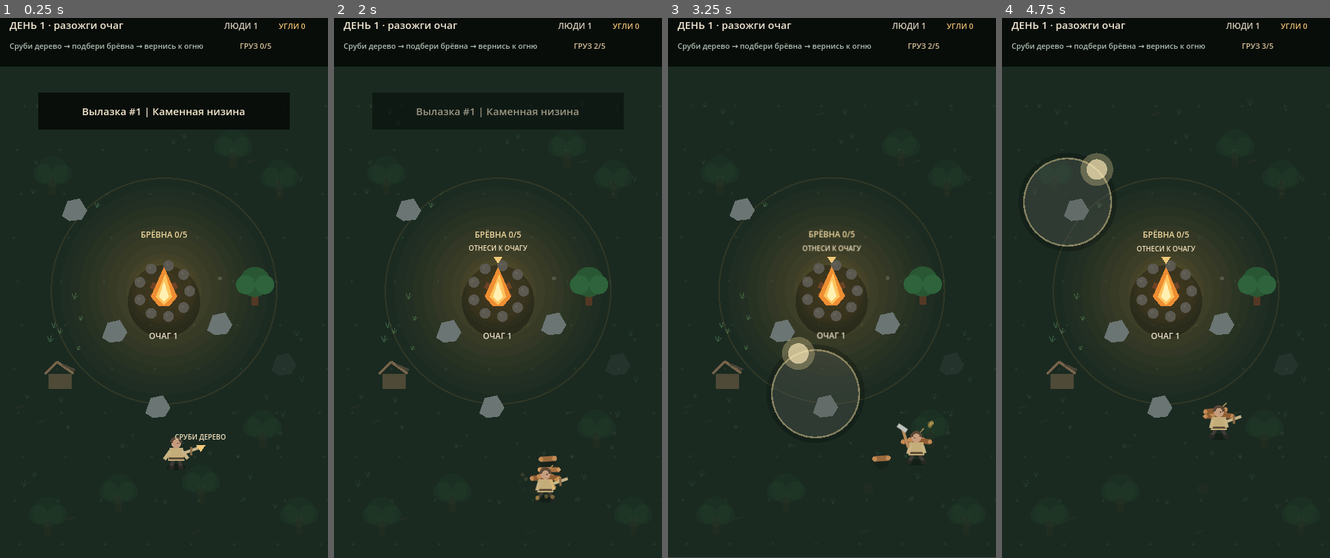
Above: before the commit, frames 1-4 (left to right).
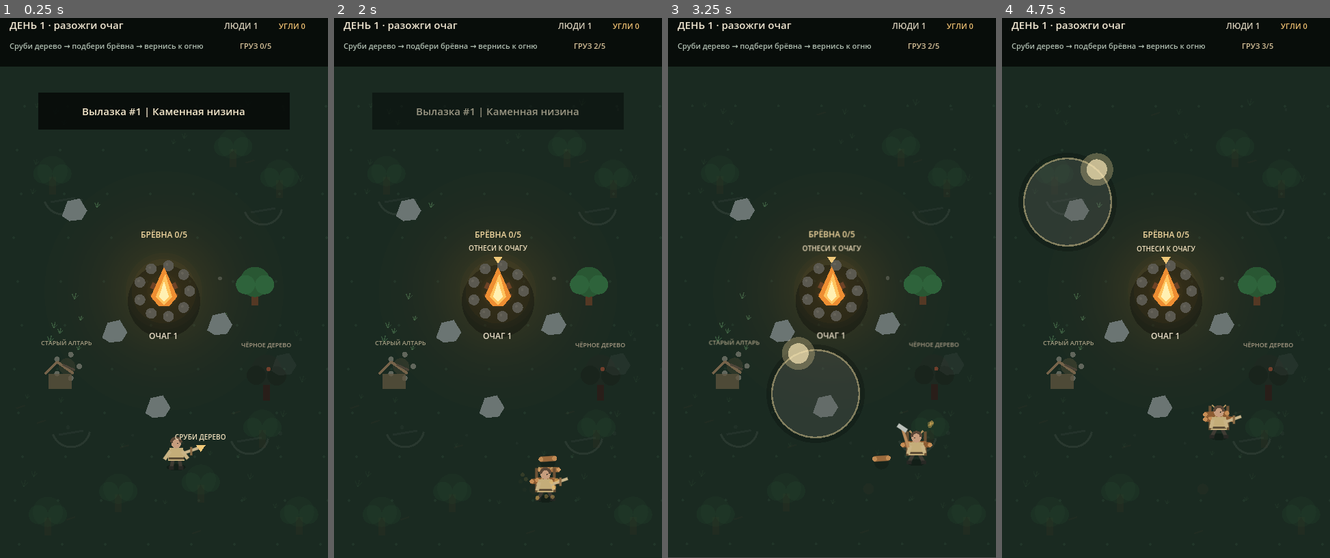
Above: after the commit, the same moments.

Repository: Yala4444/Last-Hearth
Game: Godot game, scene res://main.tscn
Two runs of this game, one before a commit and one after it. Both use one fixed random seed, a clock stepped at 60 frames per second and the inputs below.
Inputs (mouse positions are in pixels of both pictures, inside the frame that each line leads up to):
- Up to frame 1 (0.25 s): no input
- Up to frame 2 (2 s): tap Enter at 0.5 s; move the mouse to (570, 255) at 0.52 s; hold D 0.53-1.25 s; click (570, 255) at 0.67 s; drag from (432, 309) to (481, 396) at 1.27 s
- Up to frame 3 (3.25 s): move the mouse to (864, 163) at 2.02 s; hold D 2.03-2.75 s; tap Space at 2.75 s; drag from (815, 396) to (733, 201) at 2.77 s
- Up to frame 4 (4.75 s): move the mouse to (1264, 369) at 3.52 s; hold A 3.53-4.25 s; tap Enter at 4.25 s; drag from (1067, 201) to (1116, 147) at 4.27 s

The runs differ from the first frame. In frame 1, 0.2% of the frame differs, in the area x 12-89%, y 59-71%; in frame 2, 0.3%; in frame 3, 0.4%; in frame 4, 0.4%, in the area x 12-89%, y 59-77%.

Commit message:
feat(v0.6): soften firelight and draw map events

Diff:
--- a/scripts/main.gd
+++ b/scripts/main.gd
@@ -1381,11 +1381,11 @@
 	_draw_hearth_altar(HUB_HEARTH_UPGRADE_POS)
 
 	var resident_roles: Array[String] = ["hunter", "worker", "guard"]
+	var resident_positions: Array[Vector2] = [Vector2(145, 332), Vector2(338, 336), Vector2(240, 690)]
 	var resident_count := 3 if bool(meta.get("forest_cleared", false)) else 2
 	for i in range(resident_count):
-		var angle := 0.4 + float(i) * 2.25
-		var p := HEARTH_POS + Vector2(cos(angle), sin(angle)) * 105.0
-		_draw_humanoid(p, Color("#8a8c72") if i == 0 else Color("#9b7856"), float(i), resident_roles[i], 1.0)
+		var p: Vector2 = resident_positions[i]
+		_draw_humanoid(p, Color("#7f886a") if i == 0 else Color("#9b7856"), float(i), resident_roles[i], 1.0)
 
 	_draw_hero(hero_pos)
 
@@ -1400,9 +1400,9 @@
 	var damage_cost := 4 + damage_level * 3
 	var hearth_cost := 5 + hearth_bonus * 4
 
-	draw_string(font, HUB_CARRY_POS + Vector2(-63, 62), "ур.%d · %d углей" % [carry_level, carry_cost], HORIZONTAL_ALIGNMENT_CENTER, 126, 11, Color("#d7c7a8"))
-	draw_string(font, HUB_DAMAGE_POS + Vector2(-63, 62), "ур.%d · %d углей" % [damage_level, damage_cost], HORIZONTAL_ALIGNMENT_CENTER, 126, 11, Color("#d7c7a8"))
-	var hearth_label := "максимум" if hearth_bonus >= 3 else "ур.%d · %d углей" % [hearth_bonus, hearth_cost]
+	draw_string(font, HUB_CARRY_POS + Vector2(-63, 70), "ур.%d | %d углей" % [carry_level, carry_cost], HORIZONTAL_ALIGNMENT_CENTER, 126, 10, Color("#d7c7a8"))
+	draw_string(font, HUB_DAMAGE_POS + Vector2(-63, 70), "ур.%d | %d углей" % [damage_level, damage_cost], HORIZONTAL_ALIGNMENT_CENTER, 126, 10, Color("#d7c7a8"))
+	var hearth_label := "максимум" if hearth_bonus >= 3 else "ур.%d | %d углей" % [hearth_bonus, hearth_cost]
 	draw_string(font, HUB_HEARTH_UPGRADE_POS + Vector2(-72, 49), hearth_label, HORIZONTAL_ALIGNMENT_CENTER, 144, 11, Color("#e6c583"))
 
 	# Strongest call-to-action is always the next expedition.
@@ -1477,8 +1477,10 @@
 	var night_bg := Color("#0a1211")
 	draw_rect(Rect2(Vector2.ZERO, VIEW_SIZE), day_bg.lerp(night_bg, night_mix))
 	_draw_ground_texture(Color("#213529").lerp(Color("#13201a"), night_mix), 64)
+	_draw_map_variant_decor()
 	_draw_environment_decor()
 	_draw_light_field(HEARTH_POS, light_radius)
+	_draw_world_events()
 
 	for node: Dictionary in resource_nodes:
 		_draw_resource(node)
@@ -1525,21 +1527,113 @@
 		_draw_night_edge_eyes(night_mix)
 
 
+func _draw_map_variant_decor() -> void:
+	if map_variant == 1:
+		# A faded road cuts through the map.
+		for i in range(8):
+			var y := 190.0 + float(i) * 72.0
+			draw_line(Vector2(185, y), Vector2(295, y + 8), Color(0.30, 0.28, 0.22, 0.22), 10.0)
+			draw_line(Vector2(190, y), Vector2(290, y + 7), Color(0.39, 0.35, 0.27, 0.13), 3.0)
+	elif map_variant == 2:
+		# Quarry scars and stone shelves.
+		for p: Vector2 in [Vector2(92, 270), Vector2(385, 285), Vector2(104, 610), Vector2(365, 620)]:
+			draw_arc(p, 28.0, 0.2, 2.8, 18, Color(0.38, 0.41, 0.39, 0.22), 3.0)
+			draw_line(p + Vector2(-18, 10), p + Vector2(18, 4), Color(0.31, 0.34, 0.33, 0.18), 3.0)
+	elif map_variant == 3:
+		# Burnt homestead: ash, broken fence and charred ground.
+		for p: Vector2 in [Vector2(98, 330), Vector2(380, 342), Vector2(118, 600)]:
+			draw_circle(p, 34.0, Color(0.08, 0.075, 0.065, 0.22))
+		draw_line(Vector2(50, 305), Vector2(145, 320), Color(0.29, 0.22, 0.16, 0.45), 4.0)
+		draw_line(Vector2(335, 305), Vector2(430, 320), Color(0.29, 0.22, 0.16, 0.45), 4.0)
+
+
 func _draw_environment_decor() -> void:
 	for item: Dictionary in decor_points:
 		var pos: Vector2 = item["pos"]
 		var kind := String(item.get("kind", "grass"))
 		var scale := float(item.get("scale", 1.0))
 		var in_light := pos.distance_to(HEARTH_POS) <= light_radius + 18.0
-		var alpha := 0.62 if in_light else 0.18
+		var alpha := 0.64 if in_light else 0.10
 		if kind == "grass":
 			draw_line(pos, pos + Vector2(-3 * scale, -7 * scale), Color(0.27, 0.43, 0.29, alpha), 1.4)
 			draw_line(pos, pos + Vector2(2 * scale, -8 * scale), Color(0.29, 0.46, 0.31, alpha), 1.4)
 			draw_line(pos, pos + Vector2(5 * scale, -5 * scale), Color(0.24, 0.39, 0.27, alpha), 1.2)
 		elif kind == "pebble":
 			draw_circle(pos, 2.7 * scale, Color(0.35, 0.39, 0.36, alpha))
+		elif kind == "ash":
+			draw_circle(pos, 3.2 * scale, Color(0.18, 0.17, 0.15, alpha * 0.8))
+			draw_line(pos + Vector2(-5, 2), pos + Vector2(5, -2), Color(0.20, 0.17, 0.14, alpha), 1.8)
 		else:
 			draw_line(pos + Vector2(-6, 2), pos + Vector2(7, -2), Color(0.34, 0.25, 0.17, alpha), 2.2)
+
+
+func _draw_world_events() -> void:
+	for event: Dictionary in events:
+		var pos: Vector2 = event["pos"]
+		var visible := pos.distance_to(HEARTH_POS) <= light_radius + 35.0
+		if not visible:
+			continue
+		var kind := String(event.get("kind", ""))
+		var triggered := bool(event.get("triggered", false))
+		var alpha := 0.42 if triggered else 1.0
+		match kind:
+			"wagon":
+				_draw_event_wagon(pos, alpha, triggered)
+			"wounded":
+				_draw_event_wounded(pos, alpha, triggered)
+			"altar":
+				_draw_event_altar(pos, alpha, triggered)
+			"black_tree":
+				_draw_event_black_tree(pos, alpha, triggered)
+			"dead_camp":
+				_draw_event_dead_camp(pos, alpha, triggered)
+
+
+func _draw_event_wagon(pos: Vector2, alpha: float, triggered: bool) -> void:
+	draw_rect(Rect2(pos + Vector2(-24, -8), Vector2(48, 20)), Color(0.40, 0.29, 0.18, alpha))
+	draw_circle(pos + Vector2(-17, 15), 8.0, Color(0.17, 0.16, 0.14, alpha))
+	draw_circle(pos + Vector2(17, 15), 8.0, Color(0.17, 0.16, 0.14, alpha))
+	draw_line(pos + Vector2(22, -2), pos + Vector2(38, -14), Color(0.43, 0.31, 0.20, alpha), 4.0)
+	if not triggered:
+		draw_string(font, pos + Vector2(-58, -28), "БРОШЕННАЯ ТЕЛЕГА", HORIZONTAL_ALIGNMENT_CENTER, 116, 9, Color(0.83, 0.77, 0.64, 0.80))
+
+
+func _draw_event_wounded(pos: Vector2, alpha: float, triggered: bool) -> void:
+	if not triggered:
+		_draw_humanoid(pos, Color(0.48, 0.43, 0.39, alpha), 0.0, "civilian", 1.0)
+		draw_line(pos + Vector2(-18, 12), pos + Vector2(20, 12), Color(0.28, 0.23, 0.19, alpha), 3.0)
+		draw_string(font, pos + Vector2(-52, -36), "РАНЕНЫЙ", HORIZONTAL_ALIGNMENT_CENTER, 104, 9, Color(0.84, 0.78, 0.67, 0.82))
+
+
+func _draw_event_altar(pos: Vector2, alpha: float, triggered: bool) -> void:
+	for i in range(5):
+		var a := TAU * float(i) / 5.0
+		draw_circle(pos + Vector2(cos(a), sin(a)) * 18.0, 4.0, Color(0.38, 0.40, 0.36, alpha))
+	var glow := 0.05 if triggered else 0.15 + 0.05 * sin(Time.get_ticks_msec() * 0.005)
+	draw_circle(pos, 12.0, Color(0.62, 0.50, 0.34, glow * alpha))
+	draw_string(font, pos + Vector2(-54, -31), "СТАРЫЙ АЛТАРЬ", HORIZONTAL_ALIGNMENT_CENTER, 108, 9, Color(0.82, 0.76, 0.63, 0.76 * alpha))
+
+
+func _draw_event_black_tree(pos: Vector2, alpha: float, triggered: bool) -> void:
+	if triggered:
+		draw_circle(pos + Vector2(0, 14), 8.0, Color(0.20, 0.15, 0.12, alpha))
+		return
+	draw_rect(Rect2(pos + Vector2(-5, 3), Vector2(10, 32)), Color(0.16, 0.12, 0.10, alpha))
+	draw_circle(pos + Vector2(0, -10), 22.0, Color(0.12, 0.16, 0.13, alpha))
+	draw_circle(pos + Vector2(-15, -2), 14.0, Color(0.10, 0.14, 0.11, alpha))
+	draw_circle(pos + Vector2(15, -1), 14.0, Color(0.10, 0.14, 0.11, alpha))
+	draw_circle(pos + Vector2(3, -11), 3.0, Color(0.55, 0.27, 0.18, 0.75 * alpha))
+	draw_string(font, pos + Vector2(-58, -43), "ЧЁРНОЕ ДЕРЕВО", HORIZONTAL_ALIGNMENT_CENTER, 116, 9, Color(0.77, 0.70, 0.60, 0.80 * alpha))
+
+
+func _draw_event_dead_camp(pos: Vector2, alpha: float, triggered: bool) -> void:
+	draw_circle(pos, 16.0, Color(0.20, 0.18, 0.15, 0.7 * alpha))
+	for i in range(6):
+		var a := TAU * float(i) / 6.0
+		draw_circle(pos + Vector2(cos(a), sin(a)) * 15.0, 3.4, Color(0.35, 0.34, 0.31, alpha))
+	draw_line(pos + Vector2(-12, 7), pos + Vector2(12, -7), Color(0.26, 0.18, 0.13, alpha), 4.0)
+	if not triggered:
+		draw_string(font, pos + Vector2(-62, -29), "ПОТУХШИЙ КОСТЁР", HORIZONTAL_ALIGNMENT_CENTER, 124, 9, Color(0.78, 0.73, 0.64, 0.80))
 
 
 func _draw_revealed_landmarks() -> void:
@@ -1578,13 +1672,23 @@
 
 
 func _draw_light_field(center: Vector2, radius: float) -> void:
-	for i in range(12, 0, -1):
-		var t := float(i) / 12.0
-		var r := radius * t
-		var alpha := 0.012 + (1.0 - t) * 0.032
-		draw_circle(center, r, Color(0.98, 0.68, 0.29, alpha))
-	var boundary_alpha := 0.10 + hearth_pulse * 0.16
-	draw_arc(center, radius, 0.0, TAU, 80, Color(0.96, 0.68, 0.30, boundary_alpha), 2.0 + hearth_pulse * 2.0)
+	# Dense, low-alpha layers remove the visible ring effect and create a softer falloff.
+	var time := float(Time.get_ticks_msec()) * 0.001
+	var flicker := 1.0 + sin(time * 3.7) * 0.010 + sin(time * 7.9 + 1.2) * 0.006
+	var effective_radius := radius * flicker
+
+	draw_circle(center, effective_radius * 1.06, Color(0.88, 0.55, 0.23, 0.010))
+	for i in range(42, 0, -1):
+		var t := float(i) / 42.0
+		var r := effective_radius * t
+		var inner := 1.0 - t
+		var alpha := 0.0018 + pow(inner, 1.85) * 0.0105
+		var warmth := 0.50 + inner * 0.24
+		draw_circle(center, r, Color(1.0, warmth, 0.20, alpha))
+
+	# Brighter central pool near the flame.
+	draw_circle(center, effective_radius * 0.34, Color(1.0, 0.55, 0.18, 0.022 + hearth_pulse * 0.010))
+	draw_circle(center, effective_radius * 0.15, Color(1.0, 0.67, 0.27, 0.030 + hearth_pulse * 0.016))
 
 
 func _draw_resource(node: Dictionary) -> void:
@@ -1751,27 +1855,31 @@
 
 
 func _draw_back_cargo(pos: Vector2) -> void:
-	# The load must be readable from the character itself, not only from HUD.
 	var visible_logs := mini(carried_wood, 7)
-	for i in range(visible_logs):
-		var row := i / 2
-		var side := -1.0 if i % 2 == 0 else 1.0
-		var center := pos + Vector2(side * 5.0, -12.0 - float(row) * 6.5)
-		var tilt := 0.10 * side
-		var axis := Vector2(cos(tilt), sin(tilt))
-		draw_line(center - axis * 15.0, center + axis * 15.0, Color("#8f5d33"), 6.5, true)
-		draw_circle(center - axis * 15.0, 3.1, Color("#c28a54"))
-		draw_circle(center + axis * 15.0, 3.1, Color("#c28a54"))
 	if visible_logs > 0:
-		draw_line(pos + Vector2(-12, -6), pos + Vector2(11, -30), Color(0.72, 0.58, 0.36, 0.8), 2.0)
+		# A visible carrying frame keeps the logs clearly behind the character.
+		draw_line(pos + Vector2(-13, -25), pos + Vector2(-13, 9), Color("#6d5235"), 3.0, true)
+		draw_line(pos + Vector2(13, -25), pos + Vector2(13, 9), Color("#6d5235"), 3.0, true)
+		draw_line(pos + Vector2(-13, -10), pos + Vector2(13, -10), Color("#876540"), 2.0, true)
+		for i in range(visible_logs):
+			var row := i / 2
+			var side := -1.0 if i % 2 == 0 else 1.0
+			var center := pos + Vector2(side * 4.0, -7.0 - float(row) * 7.0)
+			var tilt := 0.06 * side
+			var axis := Vector2(cos(tilt), sin(tilt))
+			draw_line(center - axis * 16.0, center + axis * 16.0, Color("#8d5c32"), 6.5, true)
+			draw_circle(center - axis * 16.0, 3.2, Color("#c78e56"))
+			draw_circle(center + axis * 16.0, 3.2, Color("#c78e56"))
+		draw_line(pos + Vector2(-13, -1), pos + Vector2(10, -27), Color(0.73, 0.60, 0.39, 0.88), 2.3)
+		draw_line(pos + Vector2(13, -1), pos + Vector2(-10, -27), Color(0.73, 0.60, 0.39, 0.88), 2.3)
 
 	if carried_stone > 0:
-		var sack := pos + Vector2(-18, 5)
-		draw_circle(sack, 9.0, Color("#766f60"))
-		draw_line(sack + Vector2(-5, -5), sack + Vector2(5, -5), Color("#a6977e"), 2.0)
+		var sack := pos + Vector2(-19, 6)
+		draw_circle(sack, 9.5, Color("#746b59"))
+		draw_line(sack + Vector2(-6, -5), sack + Vector2(6, -5), Color("#a9997f"), 2.0)
 		for i in range(mini(carried_stone, 4)):
 			var p := sack + Vector2(-4 + float(i % 2) * 8.0, -2 + float(i / 2) * 6.0)
-			draw_circle(p, 2.6, Color("#a4aaa7"))
+			draw_circle(p, 2.7, Color("#a4aaa7"))
 
 
 func _draw_companions() -> void:
